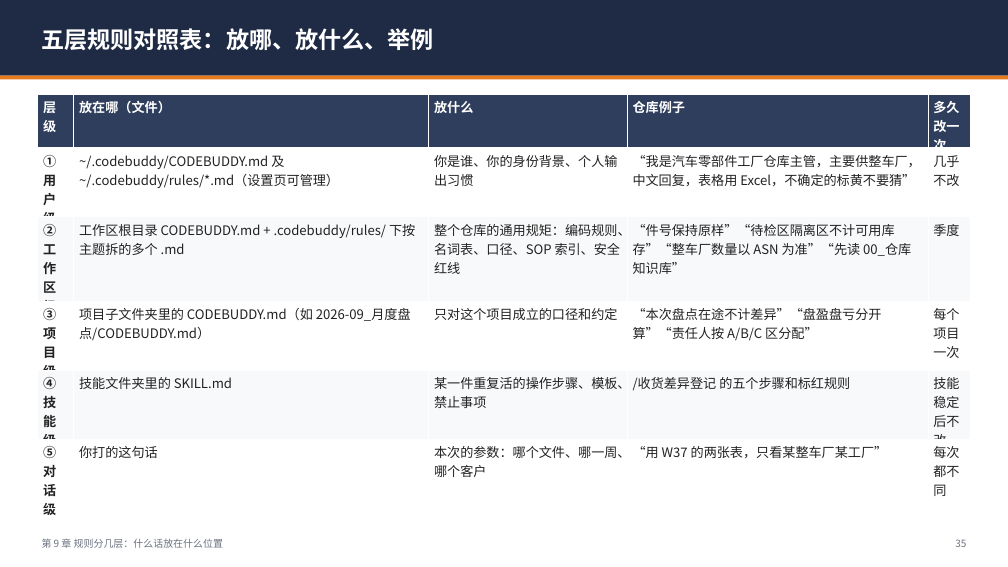
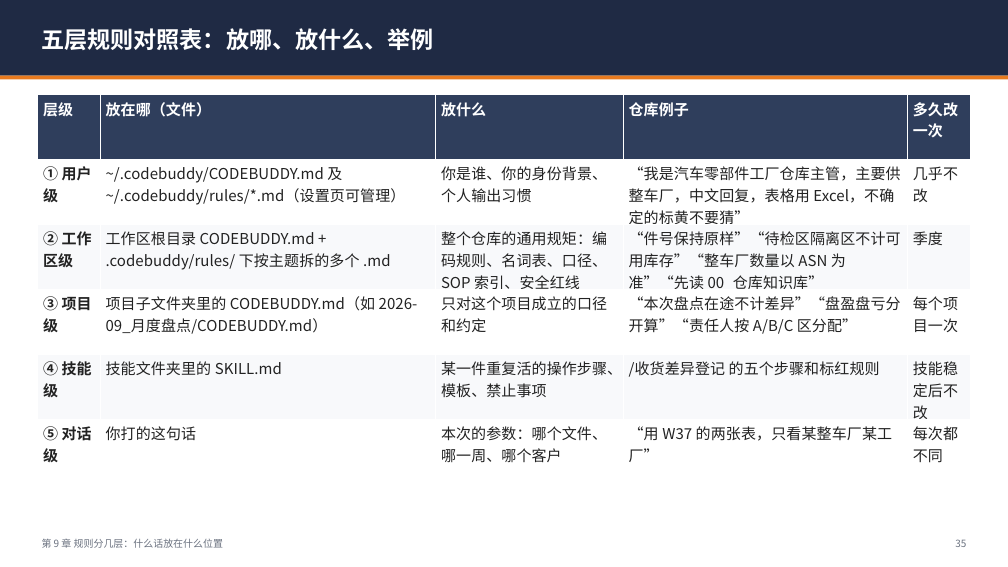
Before and after one commit to leiw92706436-del/codex-dual-engine-lite, a slide deck: slide 35 of docs/workbuddy-guide/WorkBuddy仓库主管上手手册.pptx. Drawn at 1008x567 pixels with LibreOffice and Linux fonts; fonts in the diff are those of the drawing. Boxes give left, top, right and bottom in pixels: in the first picture for what was removed or moved away, otherwise in the second. Text is boxed around its words. In the diff, an @@ line names an element or a change of style, - is before the commit and + after.

```diff
--- a/docs/workbuddy-guide/WorkBuddy仓库主管上手手册.pptx
+++ b/docs/workbuddy-guide/WorkBuddy仓库主管上手手册.pptx
@@ table at [38, 95, 971, 485] @@
@@ size 12.5 to 14.4 pt @@
```
Also in this commit, not shown: 32 other slides changed, 3 other files.
